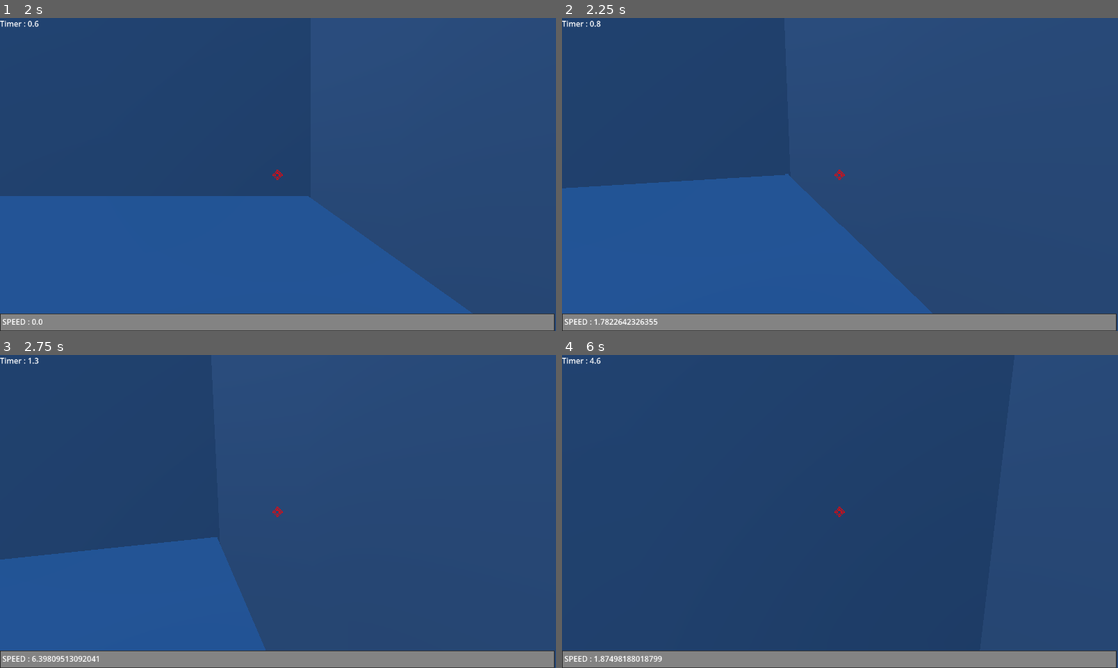
Above: before the commit, frames 1-4 (two rows, left to right).
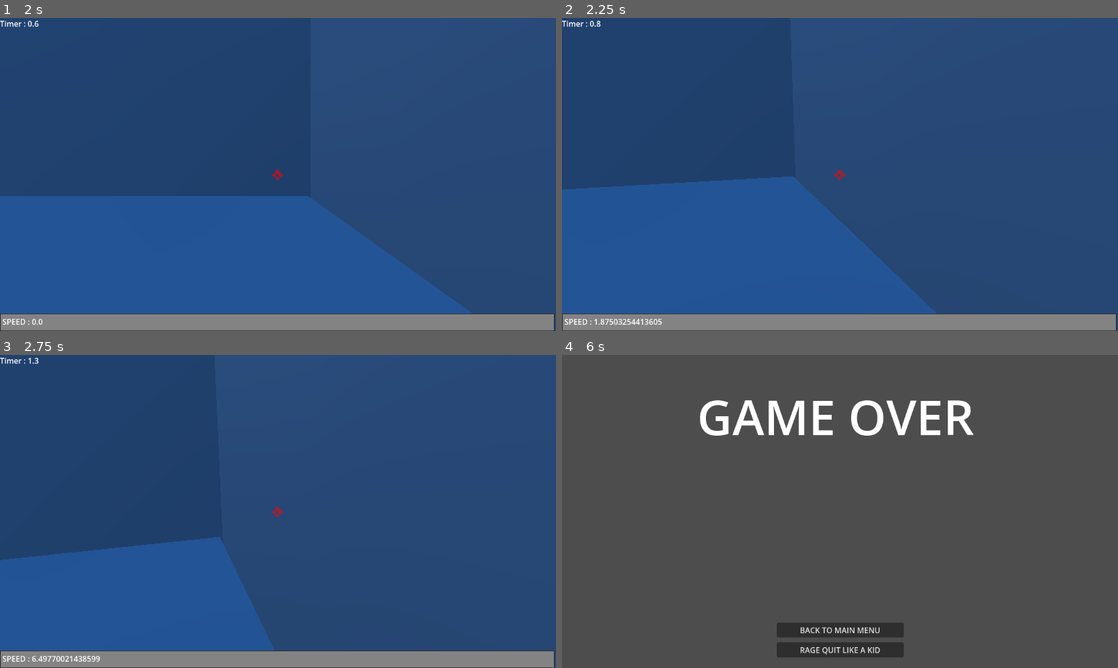
Above: after the commit, the same moments.

Repository: Lilianbazantay/Speed4Need
Game: Godot game, scene res://scenes/MainMenu/MainMenu.tscn
Same seed, same stepped clock (60 frames per second), same inputs: the game is played once before the commit and once after it. The engine's default icon, where the game draws it, is replaced by a stand-in: a white triangle on a blue panel in a dark square.
Inputs (mouse positions are in pixels of both pictures, inside the frame that each line leads up to):
- Up to frame 1 (2 s): click "PLAY" at 0.5 s; click (211, 133) at 1.27 s
- Up to frame 2 (2.25 s): tap Enter (ui_accept) at 2 s; move the mouse to (867, 174) at 2.02 s; hold W (move_forward) from 2.03 s (still down); tap Space (jump) at 2.1 s
- Up to frame 3 (2.75 s): keep holding W (move_forward); tap Space (jump) at 2.27, 2.57 s
- Up to frame 4 (6 s): keep holding W (move_forward); move the mouse to (812, 511) at 2.77 s; tap Ctrl (crouch) at 2.85 s; tap Space (jump) at 3.02, 3.05, 3.32, 3.8, 4.35, 4.52, 4.82, 5.27, 5.3, 5.57 s; move the mouse to (851, 505) at 3.52 s; tap E (grapple) at 3.6, 5.85 s; tap Enter (ui_accept) at 4.25, 5, 5.75 s; move the mouse to (834, 517) at 4.27 s; move the mouse to (878, 514) at 5.02 s; hold Ctrl (crouch) 5.03-5.78 s; move the mouse to (795, 508) at 5.77 s

Frame 1 is identical in both runs. In frame 2, 0.6% of the frame differs, in the area x 0-68%, y 49-98%; in frame 3, 0.5%; in frame 4, 100%, in the area x 0-100%, y 0-100%.

Commit message:
Feat: Add contoller input

Diff:
--- a/project.godot
+++ b/project.godot
@@ -30,46 +30,75 @@
 move_forward={
 "deadzone": 0.2,
 "events": [Object(InputEventKey,"resource_local_to_scene":false,"resource_name":"","device":-1,"window_id":0,"alt_press …(192 unchanged characters)…
+, Object(InputEventJoypadMotion,"resource_local_to_scene":false,"resource_name":"","device":-1,"axis":1,"axis_value":-1.0,"script":null)
 ]
 }
 move_backward={
 "deadzone": 0.2,
 "events": [Object(InputEventKey,"resource_local_to_scene":false,"resource_name":"","device":-1,"window_id":0,"alt_press …(192 unchanged characters)…
+, Object(InputEventJoypadMotion,"resource_local_to_scene":false,"resource_name":"","device":-1,"axis":1,"axis_value":1.0,"script":null)
 ]
 }
 move_left={
 "deadzone": 0.2,
 "events": [Object(InputEventKey,"resource_local_to_scene":false,"resource_name":"","device":-1,"window_id":0,"alt_press …(192 unchanged characters)…
+, Object(InputEventJoypadMotion,"resource_local_to_scene":false,"resource_name":"","device":-1,"axis":0,"axis_value":-1.0,"script":null)
 ]
 }
 move_right={
 "deadzone": 0.2,
 "events": [Object(InputEventKey,"resource_local_to_scene":false,"resource_name":"","device":-1,"window_id":0,"alt_press …(192 unchanged characters)…
+, Object(InputEventJoypadMotion,"resource_local_to_scene":false,"resource_name":"","device":-1,"axis":0,"axis_value":1.0,"script":null)
 ]
 }
 sprint={
 "deadzone": 0.2,
 "events": [Object(InputEventKey,"resource_local_to_scene":false,"resource_name":"","device":-1,"window_id":0,"alt_press …(195 unchanged characters)…
+, Object(InputEventJoypadButton,"resource_local_to_scene":false,"resource_name":"","device":-1,"button_index":7,"pressure":0.0,"pressed":true,"script":null)
 ]
 }
 jump={
 "deadzone": 0.2,
 "events": [Object(InputEventKey,"resource_local_to_scene":false,"resource_name":"","device":-1,"window_id":0,"alt_press …(191 unchanged characters)…
+, Object(InputEventJoypadButton,"resource_local_to_scene":false,"resource_name":"","device":-1,"button_index":0,"pressure":0.0,"pressed":true,"script":null)
 ]
 }
 crouch={
 "deadzone": 0.2,
 "events": [Object(InputEventKey,"resource_local_to_scene":false,"resource_name":"","device":-1,"window_id":0,"alt_press …(195 unchanged characters)…
+, Object(InputEventJoypadButton,"resource_local_to_scene":false,"resource_name":"","device":-1,"button_index":1,"pressure":0.0,"pressed":true,"script":null)
 ]
 }
 Menu={
 "deadzone": 0.2,
 "events": [Object(InputEventKey,"resource_local_to_scene":false,"resource_name":"","device":-1,"window_id":0,"alt_press …(195 unchanged characters)…
+, Object(InputEventJoypadButton,"resource_local_to_scene":false,"resource_name":"","device":-1,"button_index":6,"pressure":0.0,"pressed":true,"script":null)
 ]
 }
 grapple={
 "deadzone": 0.2,
 "events": [Object(InputEventKey,"resource_local_to_scene":false,"resource_name":"","device":-1,"window_id":0,"alt_press …(192 unchanged characters)…
+, Object(InputEventJoypadMotion,"resource_local_to_scene":false,"resource_name":"","device":-1,"axis":5,"axis_value":1.0,"script":null)
+]
+}
+look_up={
+"deadzone": 0.2,
+"events": [Object(InputEventJoypadMotion,"resource_local_to_scene":false,"resource_name":"","device":-1,"axis":3,"axis_value":-1.0,"script":null)
+]
+}
+look_down={
+"deadzone": 0.2,
+"events": [Object(InputEventJoypadMotion,"resource_local_to_scene":false,"resource_name":"","device":-1,"axis":3,"axis_value":1.0,"script":null)
+]
+}
+look_left={
+"deadzone": 0.2,
+"events": [Object(InputEventJoypadMotion,"resource_local_to_scene":false,"resource_name":"","device":-1,"axis":2,"axis_value":-1.0,"script":null)
+]
+}
+look_right={
+"deadzone": 0.2,
+"events": [Object(InputEventJoypadMotion,"resource_local_to_scene":false,"resource_name":"","device":-1,"axis":2,"axis_value":1.0,"script":null)
 ]
 }
 
--- a/scenes/Player/Player.gd
+++ b/scenes/Player/Player.gd
@@ -23,8 +23,20 @@
 @onready var camera: Camera3D = $Head/Camera3D
 @onready var break_sound: AudioStreamPlayer3D = $BreakSound
 
+#Controller
 var y_rot := 0.0
 var x_rot := 0.0
+var smooth_y_rot := 0.0
+var smooth_x_rot := 0.0
+var look_smoothness := 12.0
+
+# Manette
+var controller_sensi_x := 7.0
+var controller_sensi_y := 9.0
+var controller_curve := 1.7
+var controller_accel := 6.0
+var controller_vel_x := 0.0
+var controller_vel_y := 0.0
 
 func _ready() -> void:
 	Input.set_mouse_mode(Input.MOUSE_MODE_CAPTURED)
@@ -37,6 +49,16 @@
 func _physics_process(delta: float) -> void:
 	_handle_gravity(delta)
 	_handle_movement(delta)
+	_handle_keyboard_look(delta)
+	_handle_controller_look(delta)
+
+	# Interpolation fluide
+	smooth_y_rot = lerp(smooth_y_rot, y_rot, delta * look_smoothness)
+	smooth_x_rot = lerp(smooth_x_rot, x_rot, delta * look_smoothness)
+
+	rotation.y = smooth_y_rot
+	head.rotation.x = smooth_x_rot
+
 	move_and_slide()
 
 	if is_on_floor() and Input.is_action_pressed("crouch") and velocity.length() > 0.5:
@@ -49,7 +71,6 @@
 func _handle_movement(delta: float) -> void:
 	var input_dir := Vector2.ZERO
 
-	# Input
 	if is_crouching == false:
 		if Input.is_action_pressed("move_forward"):
 			is_walking = true
@@ -70,7 +91,6 @@
 			is_walking = false
 		input_dir = input_dir.normalized()
 
-	# Camera direction
 	var forward := -camera.global_transform.basis.z
 	var right := camera.global_transform.basis.x
 	forward.y = 0
@@ -82,7 +102,6 @@
 	velocity.x += direction.x * move_speed * delta
 	velocity.z += direction.z * move_speed * delta
 
-	# Ground
 	if is_on_floor():
 		if wall_jump_count < wall_jump_max:
 			wall_jump_count = wall_jump_max
@@ -101,7 +120,6 @@
 		else:
 			velocity.y = 0.0
 
-		# FRICTION
 		if is_walking == false:
 			if velocity.x != 0:
 				if velocity.x < 0:
@@ -119,7 +137,6 @@
 			if velocity.z < friction and velocity.z > -friction:
 				velocity.z = 0.0
 
-	# Wall jump
 	if is_on_wall() and wall_jump_count != 0:
 		if Input.is_action_just_pressed("jump"):
 			velocity.y = wall_jump_force
@@ -129,7 +146,6 @@
 		PlayerRecord.max_speed = velocity.z
 	$ATH/RichTextLabel.text = "SPEED : " + str(abs(velocity.z))
 
-	# Crouch
 	if Input.is_action_just_pressed("crouch"):
 		is_crouching = true
 		is_walking = false
@@ -152,8 +168,26 @@
 func _handle_mouse(event: InputEventMouseMotion) -> void:
 	y_rot -= event.relative.x * mouse_sensitivity
 	x_rot -= event.relative.y * mouse_sensitivity
+	x_rot = clamp(x_rot, deg_to_rad(-90), deg_to_rad(90))
+
+func _handle_keyboard_look(delta: float) -> void:
+	var look_speed := 1.5
+
+	if Input.is_action_pressed("look_right"):
+		y_rot -= look_speed * delta
+	if Input.is_action_pressed("look_left"):
+		y_rot += look_speed * delta
+
+	if Input.is_action_pressed("look_down"):
+		x_rot -= look_speed * delta
+	if Input.is_action_pressed("look_up"):
+		x_rot += look_speed * delta
 
 	x_rot = clamp(x_rot, deg_to_rad(-90), deg_to_rad(90))
 
-	rotation.y = y_rot
-	head.rotation.x = x_rot
+func _handle_controller_look(delta: float) -> void:
+
+	y_rot += controller_vel_x * controller_sensi_x * delta
+	x_rot += controller_vel_y * controller_sensi_y * delta
+
+	x_rot = clamp(x_rot, deg_to_rad(-90), deg_to_rad(90))
